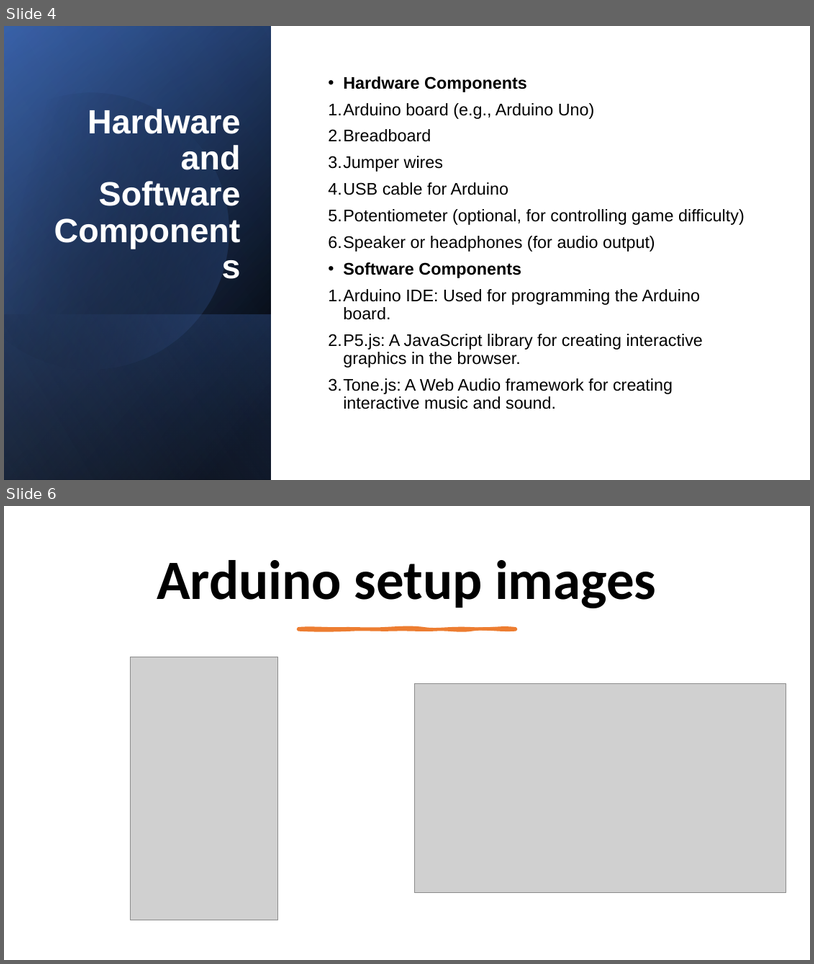
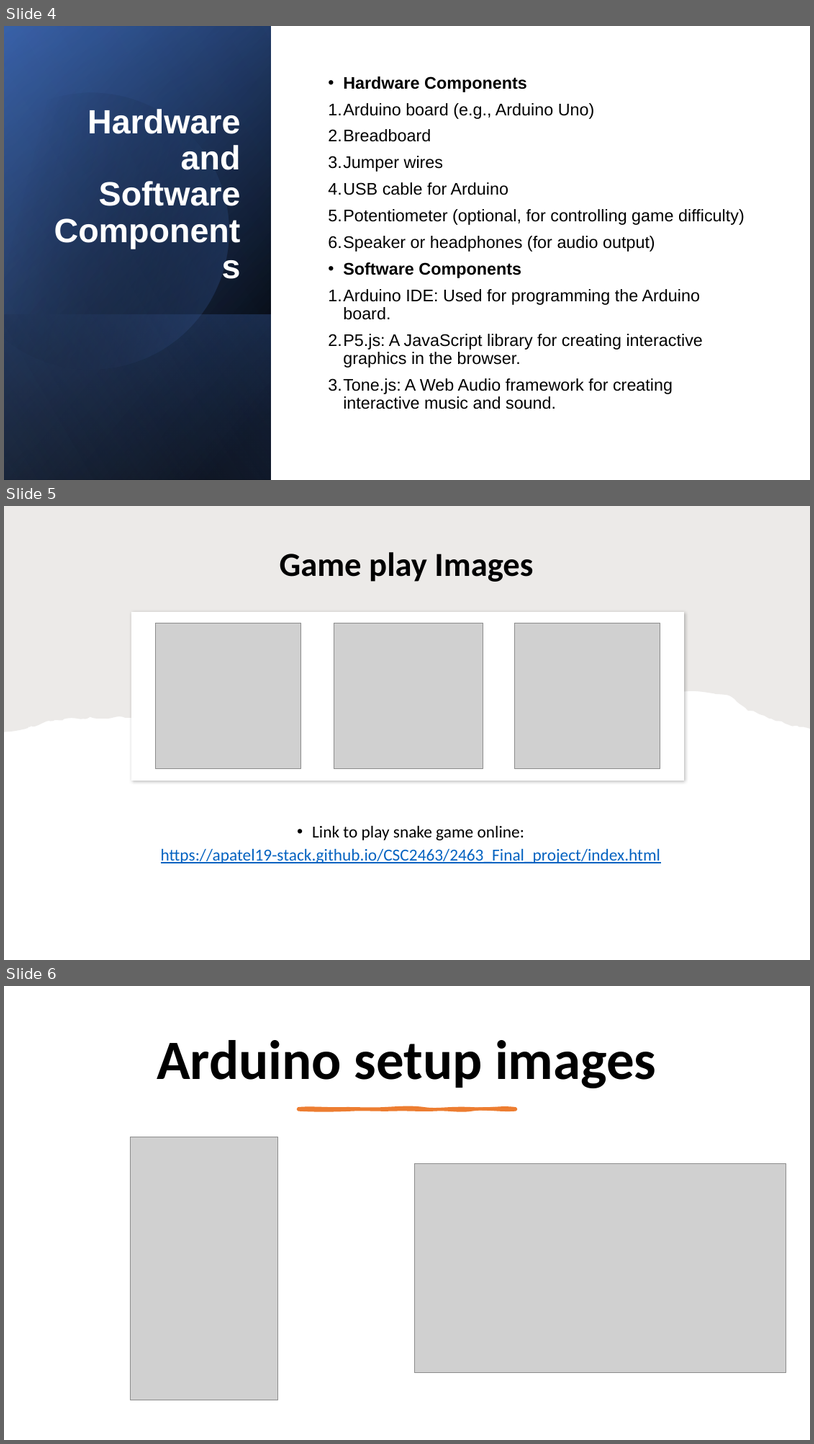
Before and after one commit to APatel19-stack/CSC2463, a slide deck: Final Integration Project Documentation.pptx. Shown one above the other, each under a label of ours: slides 4 and 6 before the commit, slides 4, 5 and 6 after it; the slides between them are not shown. The pictures are 814x964 and 814x1444 pixels, drawn with LibreOffice and Linux fonts; fonts in the diff are those of the drawing; grey boxes stand for pictures. Boxes give left, top, right and bottom in pixels: in the first picture for what was removed or moved away, otherwise in the second. Text is boxed around its words. In the diff, an @@ line names an element or a change of style, - is before the commit and + after.

Commit message:
ppt

```diff
--- a/Final Integration Project Documentation.pptx
+++ b/Final Integration Project Documentation.pptx
@@ slide 5 added at bbox=[4, 506, 810, 960], background #FFFFFF @@
@@ freeform shape added at bbox=[4, 506, 810, 731], fill #82766A at 15% opacity @@
@@ title added at bbox=[280, 552, 533, 582], 40 pt, text #000000, bold @@
+Game play Images
@@ freeform shape added at bbox=[131, 612, 684, 780], fill #FFFFFF @@
@@ picture added at bbox=[156, 623, 301, 768] @@
@@ picture added at bbox=[334, 623, 483, 768] @@
@@ picture added at bbox=[515, 623, 661, 768] @@
@@ text added at bbox=[161, 825, 661, 863], 20 pt, text #0563C1, underline @@
+• Link to play snake game online:
+https://apatel19-stack.github.io/CSC2463/2463_Final_project/index.html
```
Also in this commit, not shown: 1 slide removed.
